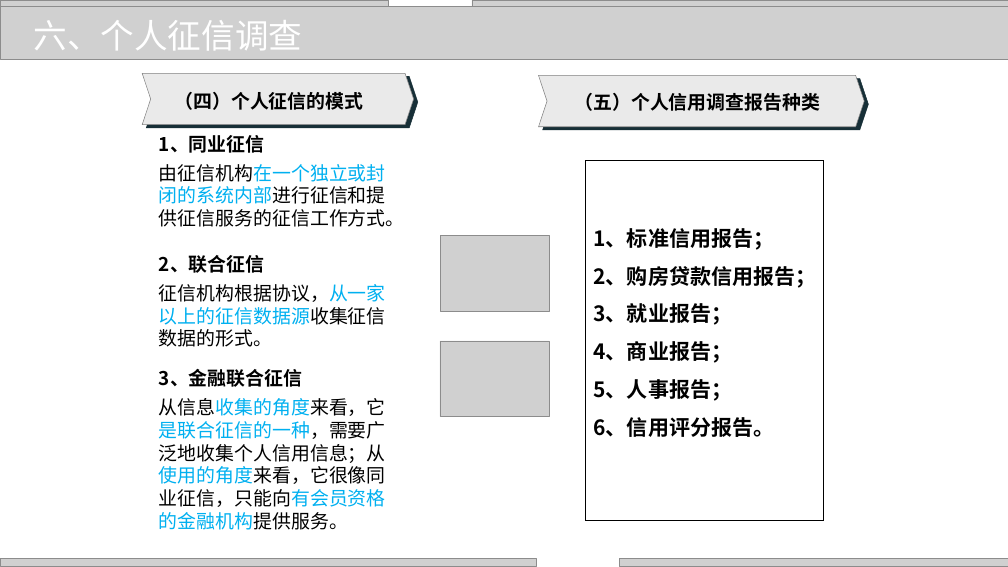
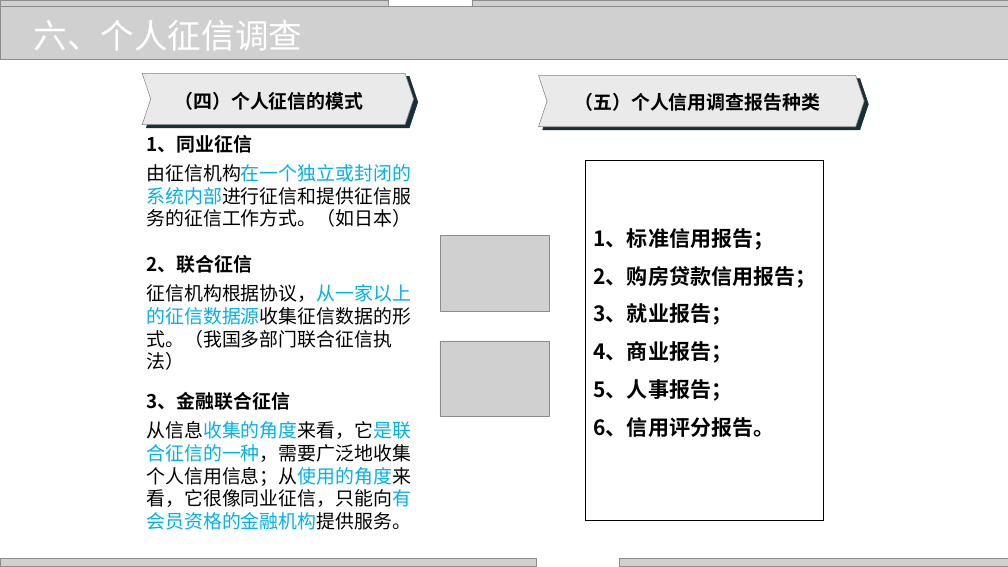
Before and after one commit to zhangjianzhang/internet_credit, a slide deck: slide 23 of files/slides/lecture_5.pptx. Drawn at 1008x567 pixels with LibreOffice and Linux fonts; fonts in the diff are those of the drawing; grey boxes stand for pictures; background and template pictures are left out. Boxes give left, top, right and bottom in pixels: in the first picture for what was removed or moved away, otherwise in the second. Text is boxed around its words. In the diff, an @@ line names an element or a change of style, - is before the commit and + after.

```diff
--- a/files/slides/lecture_5.pptx
+++ b/files/slides/lecture_5.pptx
@@ text "1、同业征信": place and size @@
-text "1、同业征信" at [159,135,405,530]
+text "1、同业征信" at [146,135,411,507]
@@ text at [146,164,411,227]: text changed @@
-由征信机构在一个独立或封闭的系统内部进行征信和提供征信服务的征信工作方式。
+由征信机构在一个独立或封闭的系统内部进行征信和提供征信服务的征信工作方式。（如日本）
@@ text at [146,284,411,370]: text changed @@
-征信机构根据协议，从一家以上的征信数据源收集征信数据的形式。
+征信机构根据协议，从一家以上的征信数据源收集征信数据的形式。（我国多部门联合征信执法）
```
Also in this commit, not shown: 5 other slides changed, 5 other files.
